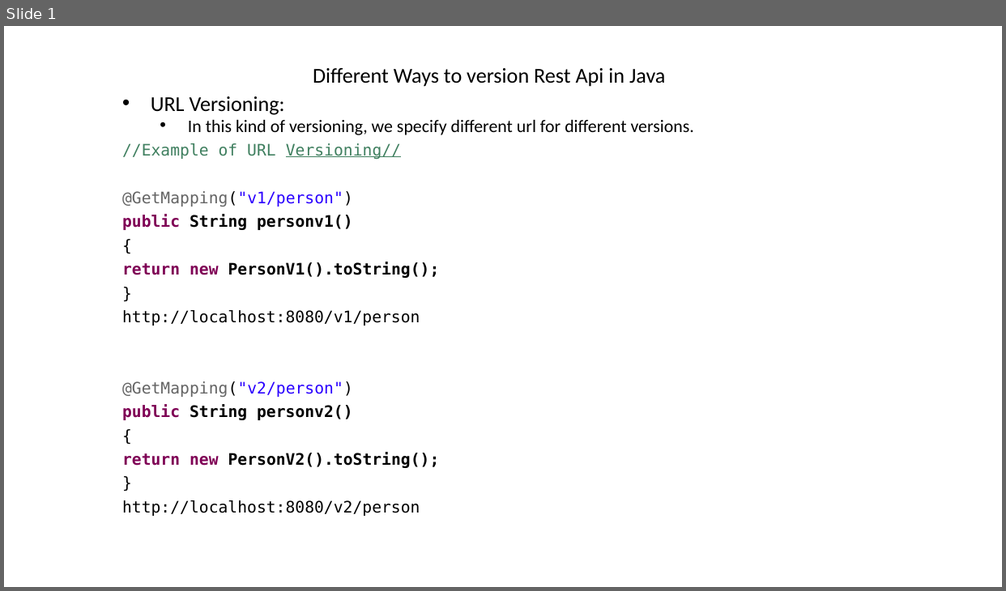
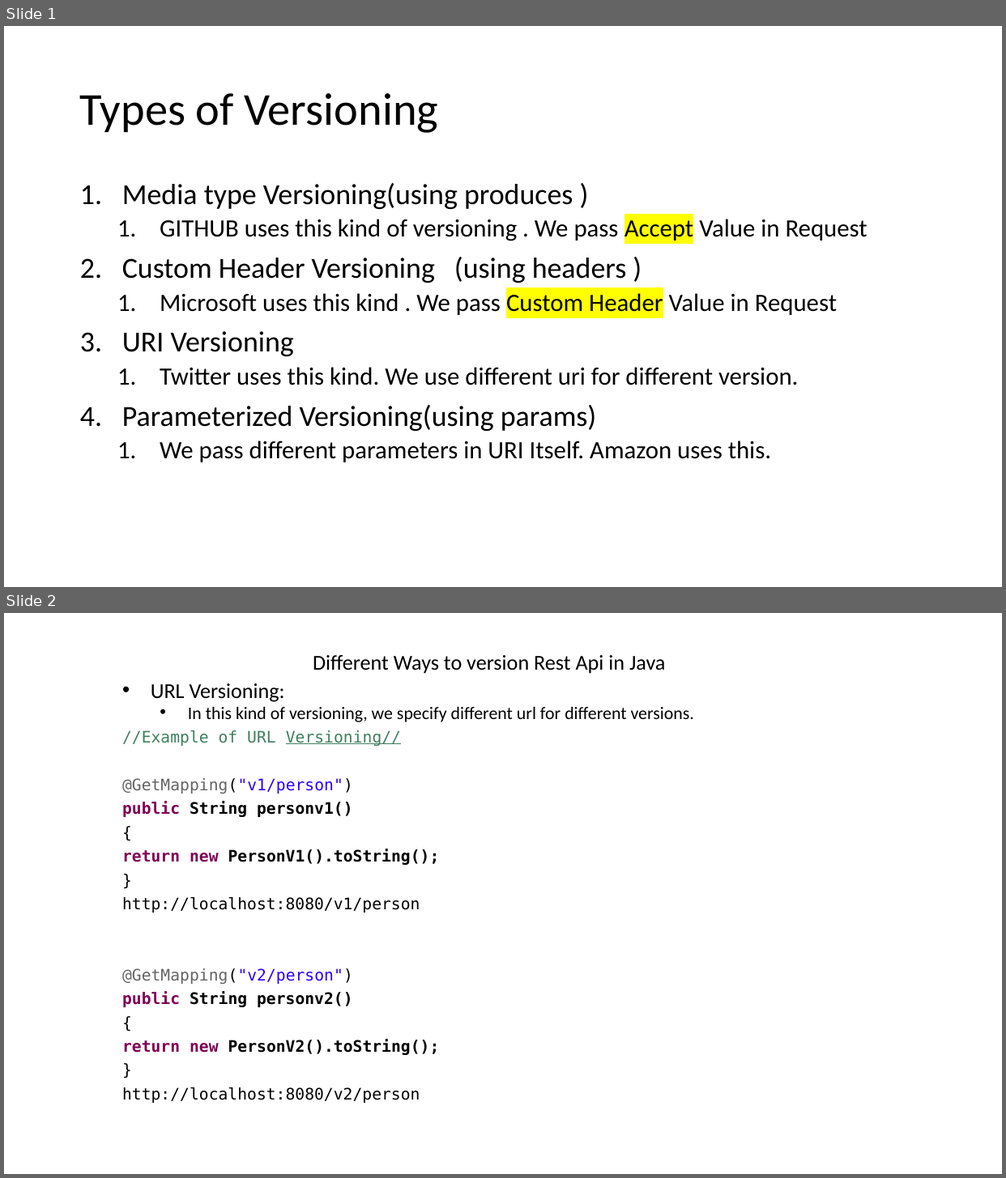
Before and after one commit to aroranishant8/JavaNotes, a slide deck: MicroService Course/3.RestFulWSCreation/15.VersioningRestApi.pptx. Shown one above the other, each under a label of ours: slide 1 before the commit, slides 1 and 2 after it. The pictures are 1006x591 and 1006x1178 pixels, drawn with LibreOffice and Linux fonts; fonts in the diff are those of the drawing. Boxes give left, top, right and bottom in pixels: in the first picture for what was removed or moved away, otherwise in the second. Text is boxed around its words. In the diff, an @@ line names an element or a change of style, - is before the commit and + after.

```diff
--- a/MicroService Course/3.RestFulWSCreation/15.VersioningRestApi.pptx
+++ b/MicroService Course/3.RestFulWSCreation/15.VersioningRestApi.pptx
@@ slide 1 added at <box>4,26,1002,587</box>, background #FFFFFF @@
@@ title added at <box>80,93,439,133</box>, 44 pt, text #000000 @@
+Types of Versioning
@@ text added at <box>122,183,867,463</box>, 24 pt, text #000000 @@
+1. Media type Versioning(using produces )
+  1. GITHUB uses this kind of versioning . We pass Accept Value in Request
+2. Custom Header Versioning (using headers )
+  1. Microsoft uses this kind . We pass Custom Header Value in Request
+3. URI Versioning
+  1. Twitter uses this kind. We use different uri for different version.
+4. Parameterized Versioning(using params)
+  1. We pass different parameters in URI Itself. Amazon uses this.
@@ what was slide 1 is now slide 2 @@
```
Also in this commit, not shown: 3 other slides added, 1 slide removed.
